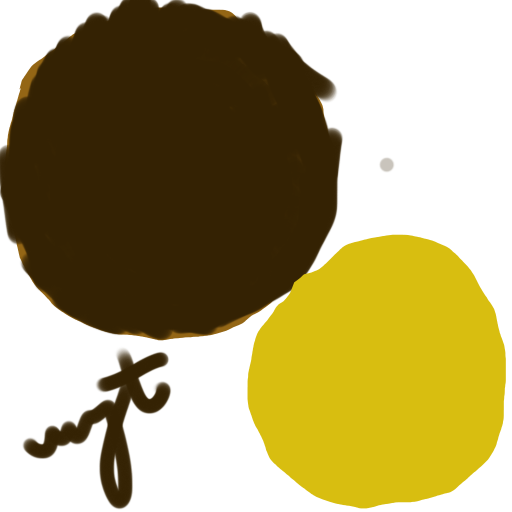
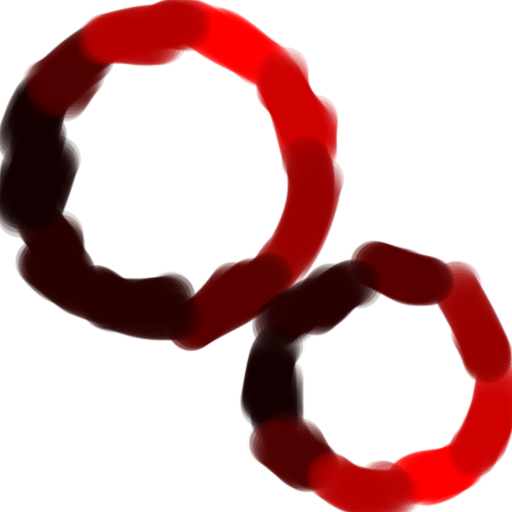
Layers edited between the first and the second (512, 512) image:
added layer "LineWeight" above "Top" over [0, 0, 512, 512]
hid "Top" over [149, 234, 506, 509]
hid "Bottom" over [0, 0, 395, 510]
